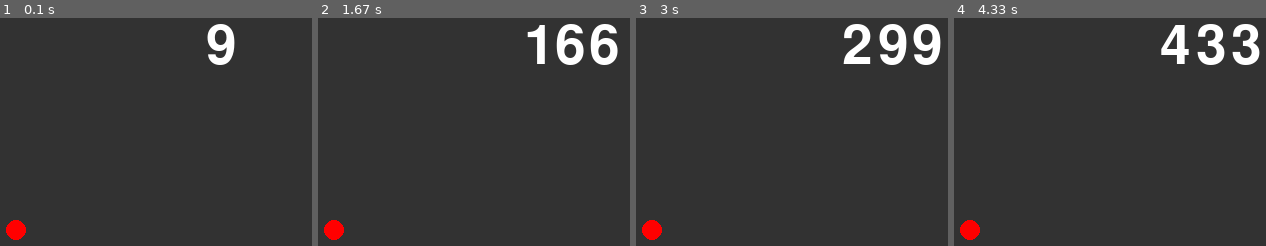
Above: before the commit, frames 1-4 (left to right).
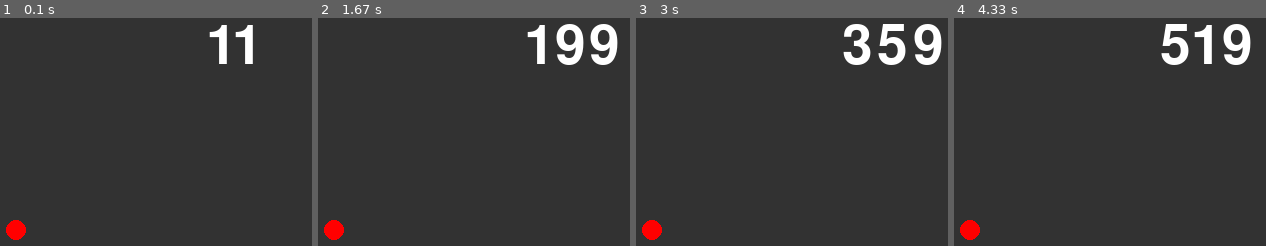
Above: after the commit, the same moments.

Repository: c0a2302552/ProjExD_1
Game: pygame game, started from pygame_system.py
The game is run twice, just before and just after one commit, with the same random seed, the same clock (stepped at 60 frames per second) and the same inputs.
Inputs:
- Up to frame 1 (0.1 s): no input
- Up to frame 2 (1.67 s): no input
- Up to frame 3 (3 s): no input
- Up to frame 4 (4.33 s): no input

The runs differ from the first frame. In frame 1, 1.5% of the frame differs, in the area x 66-82%, y 2-21%; in frame 2, 1.2%; in frame 3, 1.5%; in frame 4, 3.3%, in the area x 66-99%, y 2-21%.

Commit message:
fps変更

Diff:
--- a/pygame_system.py
+++ b/pygame_system.py
@@ -26,7 +26,7 @@
         screen.blit(enn, [100, 400])
         pg.display.update()
         tmr += 1
-        clock.tick(100)
+        clock.tick(1000)
 
 
 if __name__ == "__main__":
